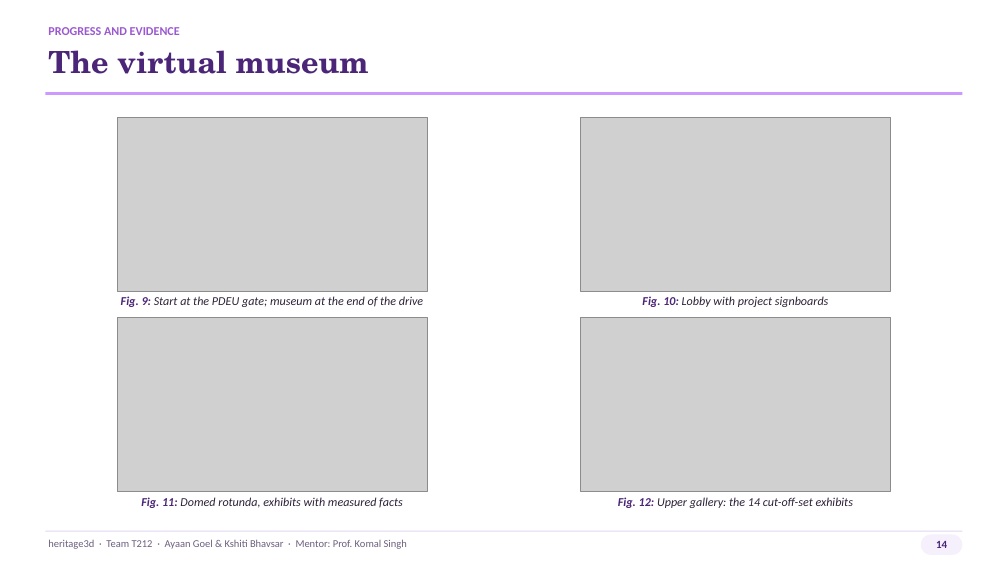
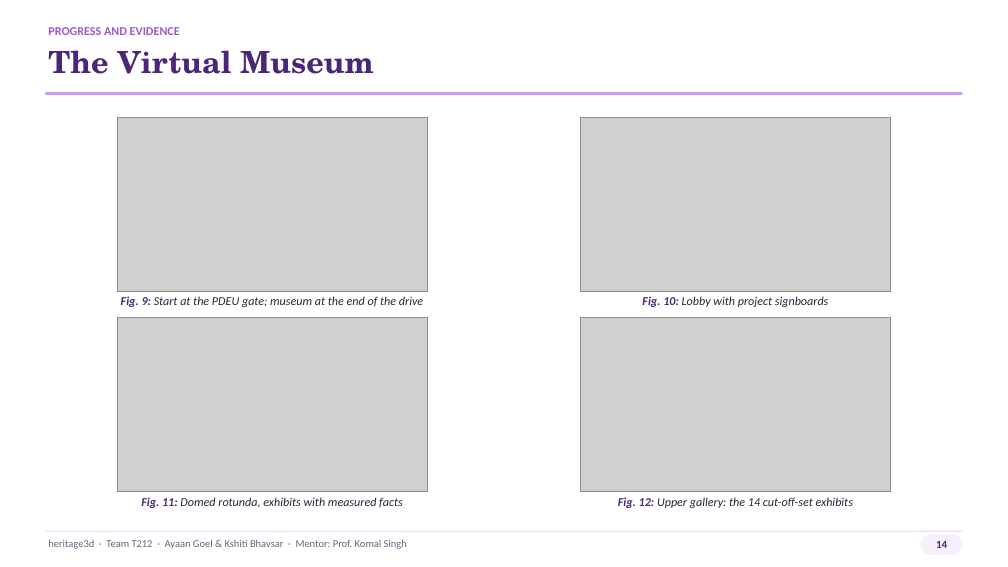
Before and after one commit to ayaan-goel/heritage3d, a slide deck: slide 14 of Deliverables/Presentation/heritage3d_Presentation_v2.pptx. Drawn at 1008x567 pixels with LibreOffice and Linux fonts; fonts in the diff are those of the drawing; grey boxes stand for pictures. Boxes give left, top, right and bottom in pixels: in the first picture for what was removed or moved away, otherwise in the second. Text is boxed around its words. In the diff, an @@ line names an element or a change of style, - is before the commit and + after.

```diff
--- a/Deliverables/Presentation/heritage3d_Presentation_v2.pptx
+++ b/Deliverables/Presentation/heritage3d_Presentation_v2.pptx
@@ text at (48, 50, 374, 74): text changed @@
-The virtual museum
+The Virtual Museum
```
Also in this commit, not shown: 15 other slides changed, 1 other file.
